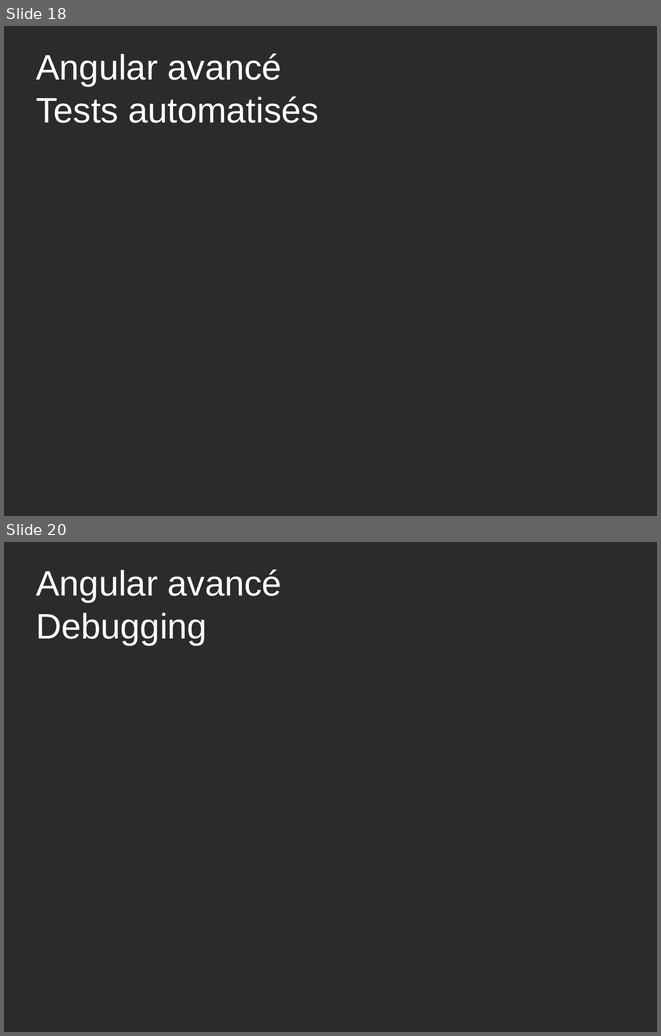
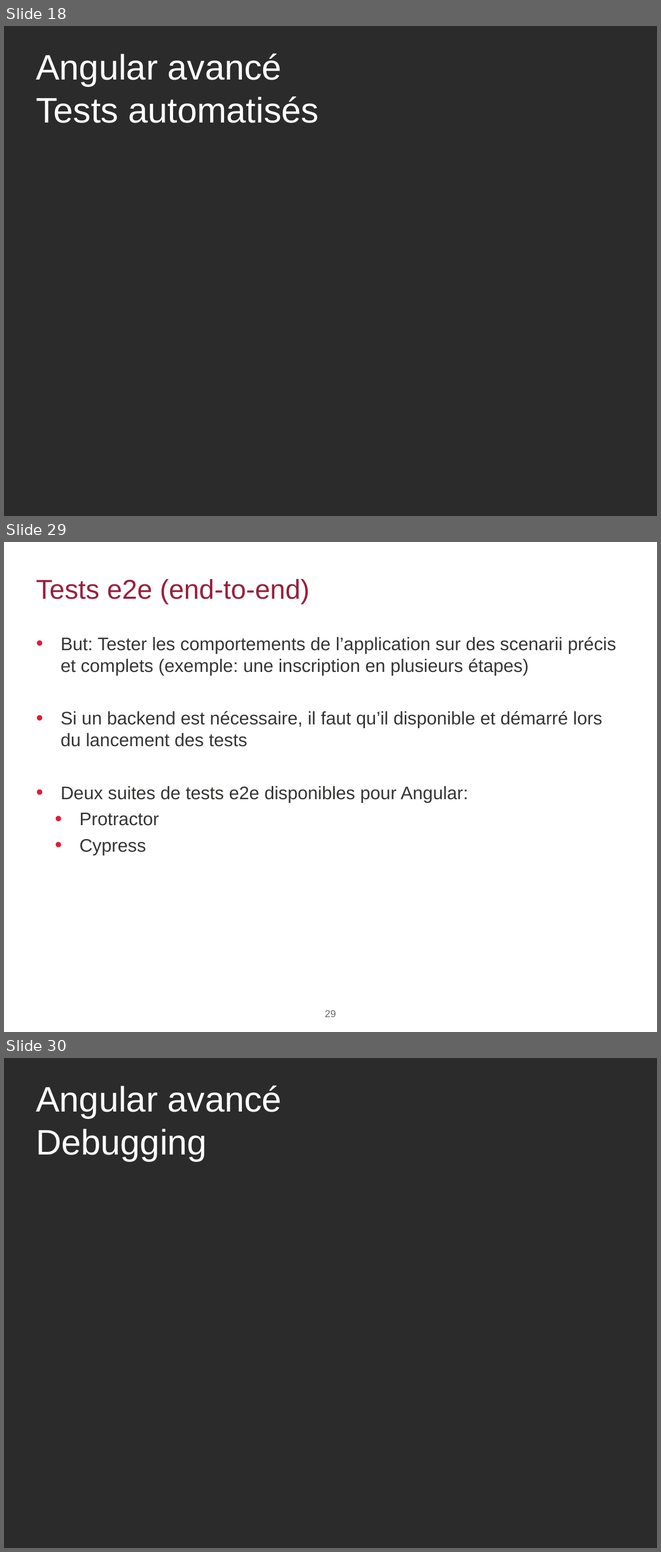
Before and after one commit to agaudichon/CGI-formation-Angular, a slide deck: docs/Formation_Angular_003_Angular-avancé.pptx. Shown one above the other, each under a label of ours: slides 18 and 20 before the commit, slides 18, 29 and 30 after it; the slides between them are not shown. The pictures are 661x1036 and 661x1552 pixels, drawn with LibreOffice and Linux fonts; fonts in the diff are those of the drawing; background and template pictures are left out; a plain dark background stands for a picture behind light text. Boxes give left, top, right and bottom in pixels: in the first picture for what was removed or moved away, otherwise in the second. Text is boxed around its words. In the diff, an @@ line names an element or a change of style, - is before the commit and + after.

```diff
--- a/docs/Formation_Angular_003_Angular-avancé.pptx
+++ b/docs/Formation_Angular_003_Angular-avancé.pptx
@@ slide 29 added at <box>4,542,657,1032</box>, background #FFFFFF @@
@@ title added at <box>36,579,309,604</box>, 30 pt, text #991F3D @@
+Tests e2e (end-to-end)
@@ text added at <box>61,636,616,855</box>, 20 pt, text #363534 @@
+• But: Tester les comportements de l’application sur des scenarii précis et complets (exemple: une inscription en plusieurs étapes)
+• Si un backend est nécessaire, il faut qu’il disponible et démarré lors du lancement des tests
+• Deux suites de tests e2e disponibles pour Angular:
+  • Protractor
+  • Cypress
@@ page number added at <box>325,1010,336,1017</box>, 11 pt, text #666666 @@
+29
@@ what was slide 20 is now slide 30 @@
```
Also in this commit, not shown: 10 other slides added, 1 slide removed, 1 other file.
